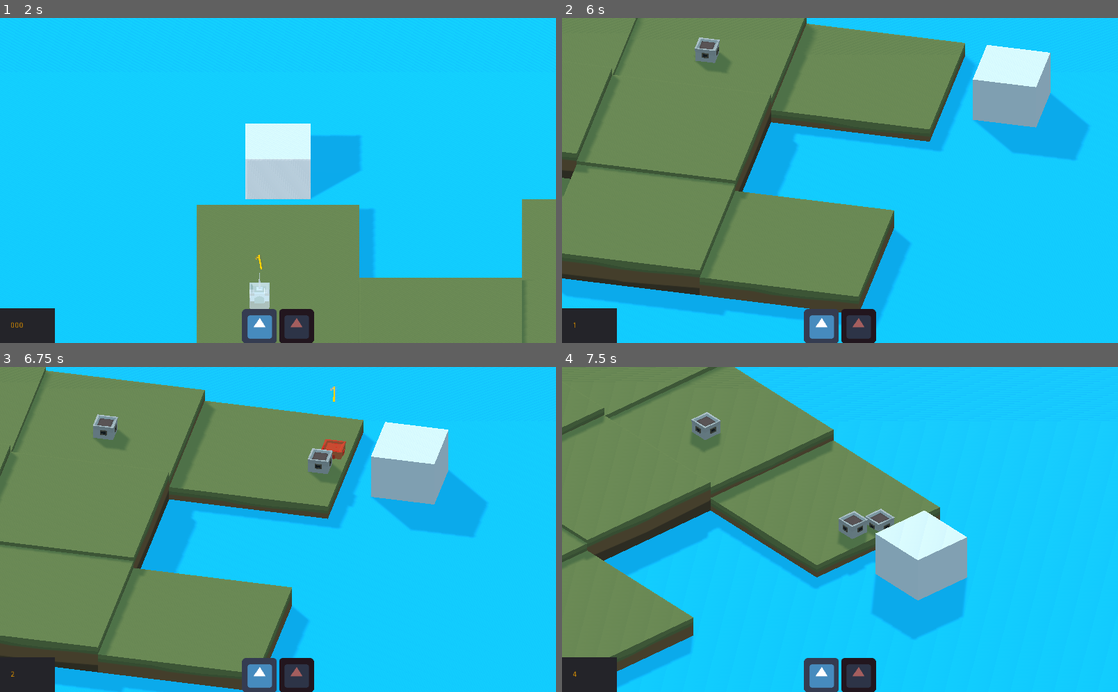
Above: before the commit, frames 1-4 (two rows, left to right).
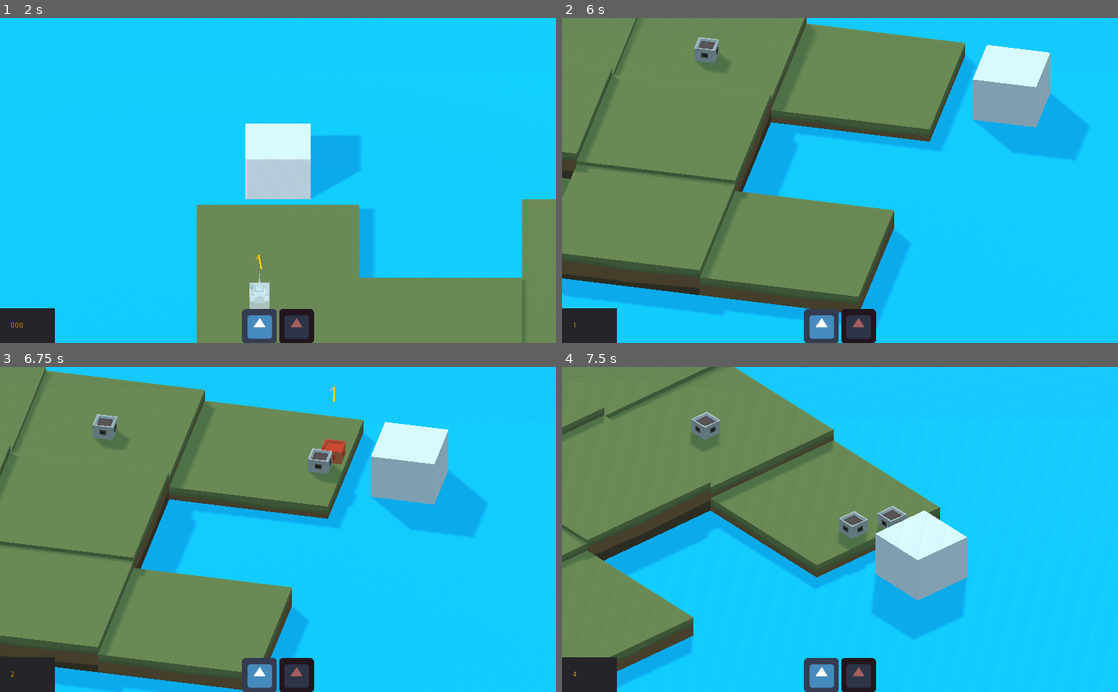
Above: after the commit, the same moments.

Repository: theludovyc/Godot_Islanders
Game: Godot game, scene res://Scene/Game.tscn
Same seed, same stepped clock (60 frames per second), same inputs: the game is played once before the commit and once after it. The engine's default icon, where the game draws it, is replaced by a stand-in: a white triangle on a blue panel in a dark square.
Inputs (mouse positions are in pixels of both pictures, inside the frame that each line leads up to):
- Up to frame 1 (2 s): click (261, 326) at 0.5 s; click (261, 326) at 1.25 s
- Up to frame 2 (6 s): click (856, 326) at 2 s; click (856, 326) at 2.75 s; click (823, 326) at 3.5 s; click (856, 326) at 4.25 s; tap Enter at 5 s; move the mouse to (962, 164) at 5.02 s; hold Middle mouse button (mouse_middle) 5.03-5.78 s; click (962, 164) at 5.17 s; move the mouse to (728, 196) at 5.77 s; right-click (728, 196) at 5.85 s; click (728, 196) at 5.92 s
- Up to frame 3 (6.75 s): tap Space at 6.5 s; move the mouse to (333, 458) at 6.52 s; hold Middle mouse button (mouse_middle) from 6.53 s (still down); click (333, 458) at 6.67 s
- Up to frame 4 (7.5 s): move the mouse to (812, 594) at 7.27 s; release Middle mouse button (mouse_middle) at 7.28 s; right-click (812, 594) at 7.35 s; click (812, 594) at 7.42 s

Frame 1 is identical in both runs. In frame 2, less than 0.1% of the frame differs, in the area x 23-29%, y 5-14%; in frame 3, less than 0.1%; in frame 4, 0.4%, in the area x 23-62%, y 13-53%.

Commit message:
update col shape on cube_column

Diff:
--- a/Scene/Cube_Column.tscn
+++ b/Scene/Cube_Column.tscn
@@ -5,7 +5,7 @@
 [ext_resource path="res://Art/Cube/SM_Tile_Cube_Flat_01.obj" type="ArrayMesh" id=3]
 
 [sub_resource type="BoxShape" id=1]
-extents = Vector3( 2, 0.1, 2 )
+extents = Vector3( 2.25, 0.1, 2.25 )
 
 [node name="Cube_Column" type="Area"]
 
